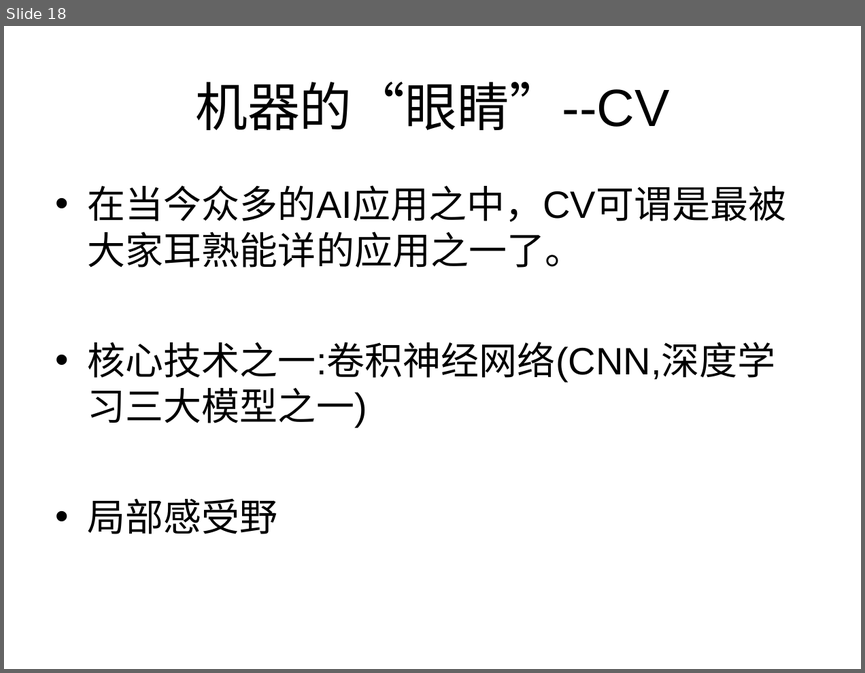
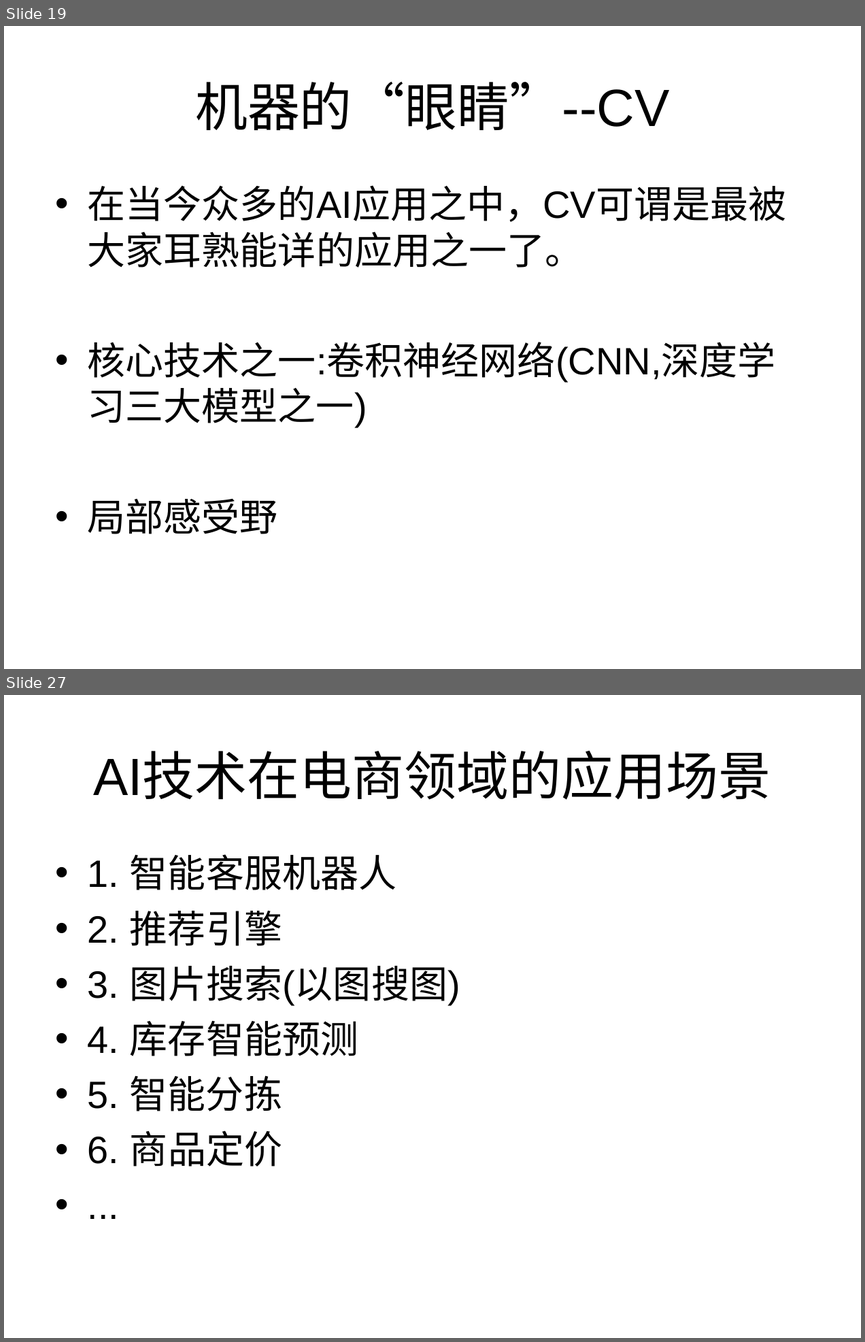
Before and after one commit to zhijie-ai/RL, a slide deck: rl-rec-practice/topk/code/AI的过去现在及未来.ppt. Shown one above the other, each under a label of ours: slide 18 before the commit, slides 19 and 27 after it; the slides between them are not shown. The pictures are 865x673 and 865x1342 pixels, drawn with LibreOffice and Linux fonts; fonts in the diff are those of the drawing. Boxes give left, top, right and bottom in pixels: in the first picture for what was removed or moved away, otherwise in the second. Text is boxed around its words. In the diff, an @@ line names an element or a change of style, - is before the commit and + after.

```diff
--- a/rl-rec-practice/topk/code/AI的过去现在及未来.ppt
+++ b/rl-rec-practice/topk/code/AI的过去现在及未来.ppt
@@ slide 27 added at (4,695,861,1338), background #FFFFFF @@
@@ title added at (93,753,771,800), 44 pt, text #000000 @@
+AI技术在电商领域的应用场景
@@ text added at (88,854,460,1166), 32 pt, text #000000 @@
+• 1. 智能客服机器人
+• 2. 推荐引擎
+• 3. 图片搜索(以图搜图)
+• 4. 库存智能预测
+• 5. 智能分拣
+• 6. 商品定价
+• ...
@@ what was slide 18 is now slide 19 @@
```
Also in this commit, not shown: 8 slides changed, 18 other slides added, 1 slide removed, 8 other files.
